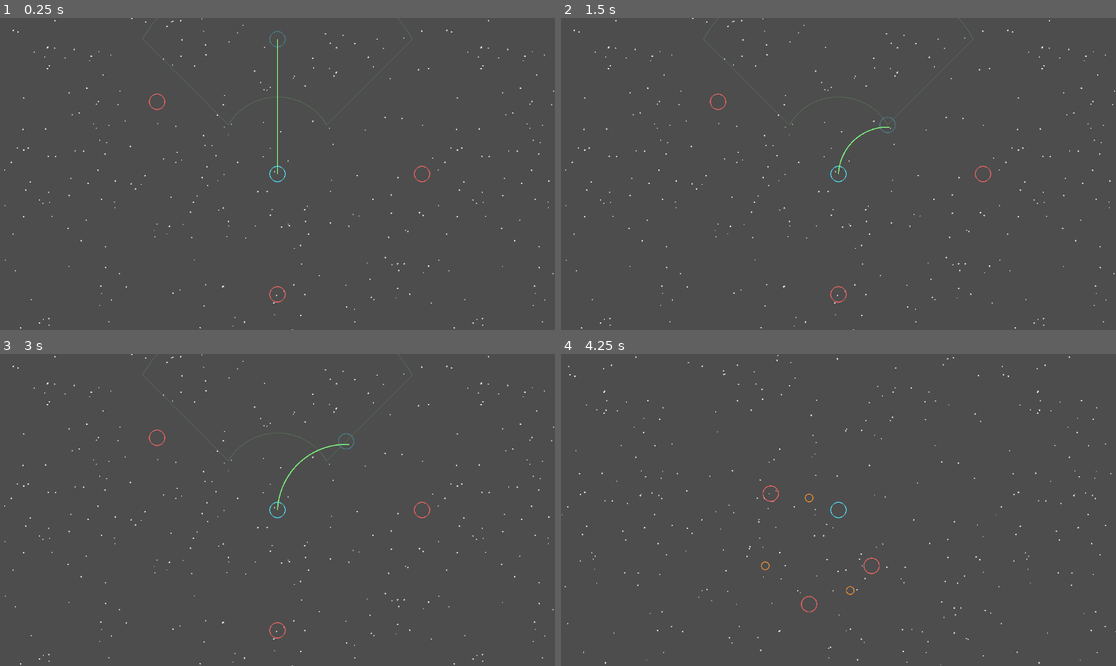
Above: before the commit, frames 1-4 (two rows, left to right).
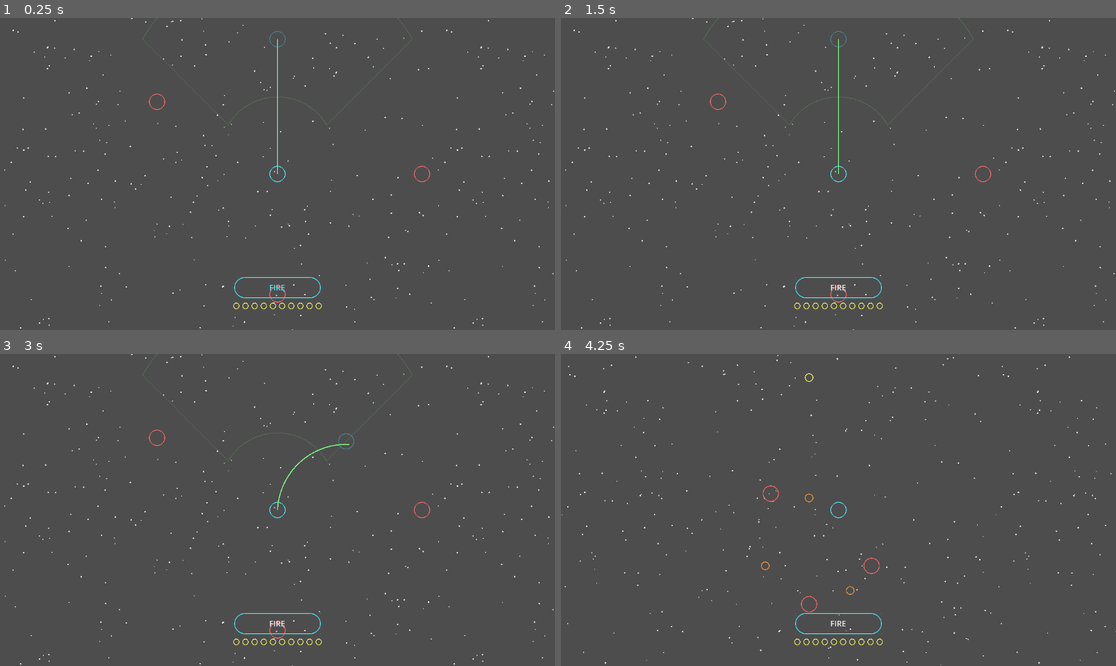
Above: after the commit, the same moments.

Repository: failuer/vibe-space
Game: Godot game, scene res://game_world.tscn
Two runs of this game, one before a commit and one after it. Both use one fixed random seed, a clock stepped at 60 frames per second and the inputs below.
Inputs (mouse positions are in pixels of both pictures, inside the frame that each line leads up to):
- Up to frame 1 (0.25 s): no input
- Up to frame 2 (1.5 s): click (838, 286) at 0.5 s, where only the run after the commit has a clickable "FIRE"; click (838, 286) at 1.25 s, where only the run after the commit has a clickable "FIRE"
- Up to frame 3 (3 s): click (277, 622) at 2 s, where only the run after the commit has a clickable "FIRE"; tap Enter at 2.75 s; move the mouse to (399, 494) at 2.77 s; click (399, 494) at 2.92 s
- Up to frame 4 (4.25 s): tap Space at 3.02, 3.77 s; move the mouse to (727, 525) at 3.52 s; click (727, 525) at 3.67 s

The runs differ from the first frame. In frame 1, 0.3% of the frame differs, in the area x 41-59%, y 83-94%; in frame 2, 0.4%, in the area x 41-61%, y 4-94%; in frame 3, 0.3%; in frame 4, 0.3%.

Commit message:
feat: add fire button UI with cooldown fill and ammo display
Co-Authored-By: Claude Sonnet 4.6 <noreply@anthropic.com>

Diff:
--- /dev/null
+++ b/ammo_display.gd
@@ -0,0 +1,31 @@
+extends Control
+
+var missiles_remaining: int = 10
+var missiles_max: int = 10
+
+func _draw() -> void:
+    var dot_radius := 6.0
+    var gap := 7.0
+    var step := dot_radius * 2.0 + gap
+    var total_width := missiles_max * step - gap
+    var start_x := (size.x - total_width) * 0.5
+    var cy := size.y * 0.5
+
+    for i in missiles_max:
+        var cx := start_x + i * step + dot_radius
+        var alpha := 1.0 if i < missiles_remaining else 0.22
+        var color := Color(1.0, 1.0, 0.4, alpha)
+        _draw_missile_glyph(Vector2(cx, cy), dot_radius, color)
+
+
+func _draw_missile_glyph(center: Vector2, radius: float, color: Color) -> void:
+    var points := 16
+    var angle_step := TAU / float(points)
+    for i in points:
+        var a := angle_step * i
+        var b := angle_step * (i + 1)
+        draw_line(
+            center + Vector2(cos(a), sin(a)) * radius,
+            center + Vector2(cos(b), sin(b)) * radius,
+            color, 1.5
+        )
--- a/game.gd
+++ b/game.gd
@@ -51,6 +51,9 @@
 @onready var camera: Camera2D = $Camera2D
 @onready var message_label: Label = $CanvasLayer/MessageLabel
 @onready var restart_button: Button = $CanvasLayer/RestartButton
+@onready var fire_button: Button = $CanvasLayer/FireButtonContainer/FireButton
+@onready var cooldown_fill: ColorRect = $CanvasLayer/FireButtonContainer/FireButton/CooldownFill
+@onready var ammo_display: Control = $CanvasLayer/FireButtonContainer/AmmoDisplay
 
 var phase: GamePhase = GamePhase.PLANNING
 var sim_time_left: float = 0.0
@@ -84,6 +87,27 @@
     _generate_stars()
     _reset_game()
     restart_button.pressed.connect(_on_restart_pressed)
+
+    var style := StyleBoxFlat.new()
+    style.bg_color = Color(0, 0, 0, 0)
+    style.border_width_left = 2
+    style.border_width_right = 2
+    style.border_width_top = 2
+    style.border_width_bottom = 2
+    style.border_color = Color(0.3, 0.91, 1.0, 1.0)
+    style.corner_radius_top_left = 22
+    style.corner_radius_top_right = 22
+    style.corner_radius_bottom_left = 22
+    style.corner_radius_bottom_right = 22
+    fire_button.add_theme_stylebox_override("normal", style)
+    fire_button.add_theme_stylebox_override("hover", style)
+    fire_button.add_theme_stylebox_override("pressed", style)
+    fire_button.add_theme_stylebox_override("disabled", style)
+    fire_button.add_theme_color_override("font_color", Color(0.3, 0.91, 1.0))
+    fire_button.add_theme_color_override("font_disabled_color", Color(0.3, 0.91, 1.0, 0.3))
+
+    ammo_display.missiles_max = PLAYER_MAX_MISSILES
+    ammo_display.missiles_remaining = player_missiles_remaining
 
 func _generate_stars() -> void:
     _stars_by_layer.clear()
--- a/game_world.tscn
+++ b/game_world.tscn
@@ -1,7 +1,8 @@
-[gd_scene load_steps=3 format=3 uid="uid://c8b65jlgemdbf"]
+[gd_scene load_steps=4 format=3 uid="uid://c8b65jlgemdbf"]
 
 [ext_resource type="Script" uid="uid://b05ahhjv38rm1" path="res://game.gd" id="1_wtcfe"]
 [ext_resource type="Script" path="res://game_renderer.gd" id="2_renderer"]
+[ext_resource type="Script" path="res://ammo_display.gd" id="3_ammo"]
 
 [node name="Game" type="Node2D"]
 script = ExtResource("1_wtcfe")
@@ -40,3 +41,29 @@
 offset_top = -20.0
 offset_bottom = 20.0
 text = "Restart"
+
+[node name="FireButtonContainer" type="VBoxContainer" parent="CanvasLayer"]
+anchor_left = 0.5
+anchor_top = 1.0
+anchor_right = 0.5
+anchor_bottom = 1.0
+offset_left = -90.0
+offset_right = 90.0
+offset_top = -110.0
+offset_bottom = -20.0
+theme_override_constants/separation = 6
+
+[node name="FireButton" type="Button" parent="CanvasLayer/FireButtonContainer"]
+clip_contents = true
+custom_minimum_size = Vector2(180, 44)
+text = "FIRE"
+
+[node name="CooldownFill" type="ColorRect" parent="CanvasLayer/FireButtonContainer/FireButton"]
+mouse_filter = 2
+color = Color(0.302, 0.91, 1, 0.13)
+anchor_bottom = 1.0
+offset_right = 0.0
+
+[node name="AmmoDisplay" type="Control" parent="CanvasLayer/FireButtonContainer"]
+custom_minimum_size = Vector2(180, 20)
+script = ExtResource("3_ammo")
